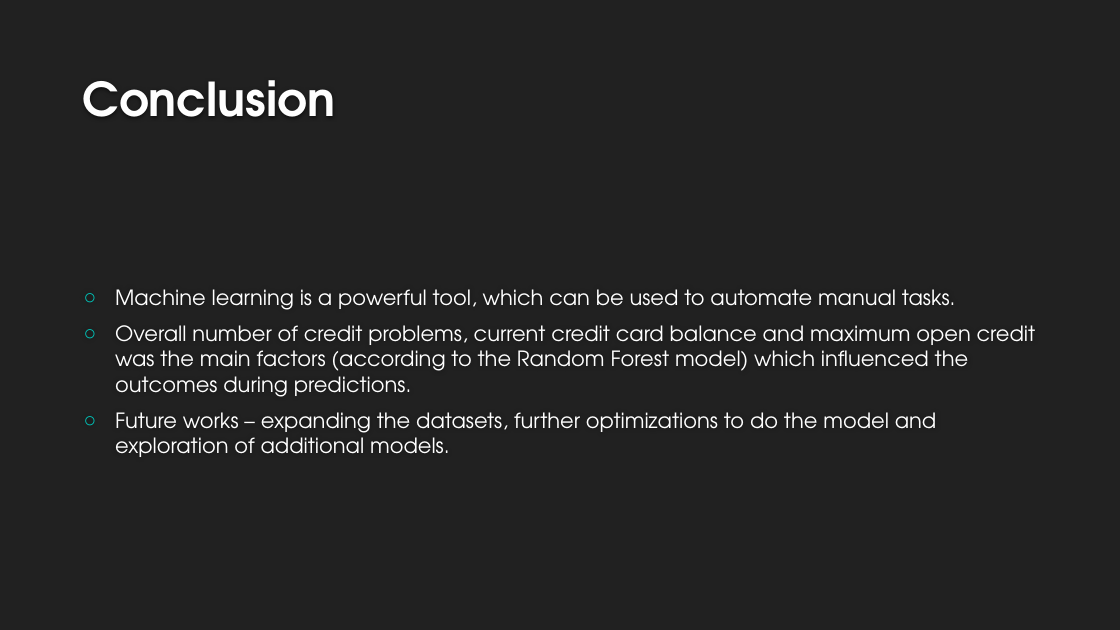
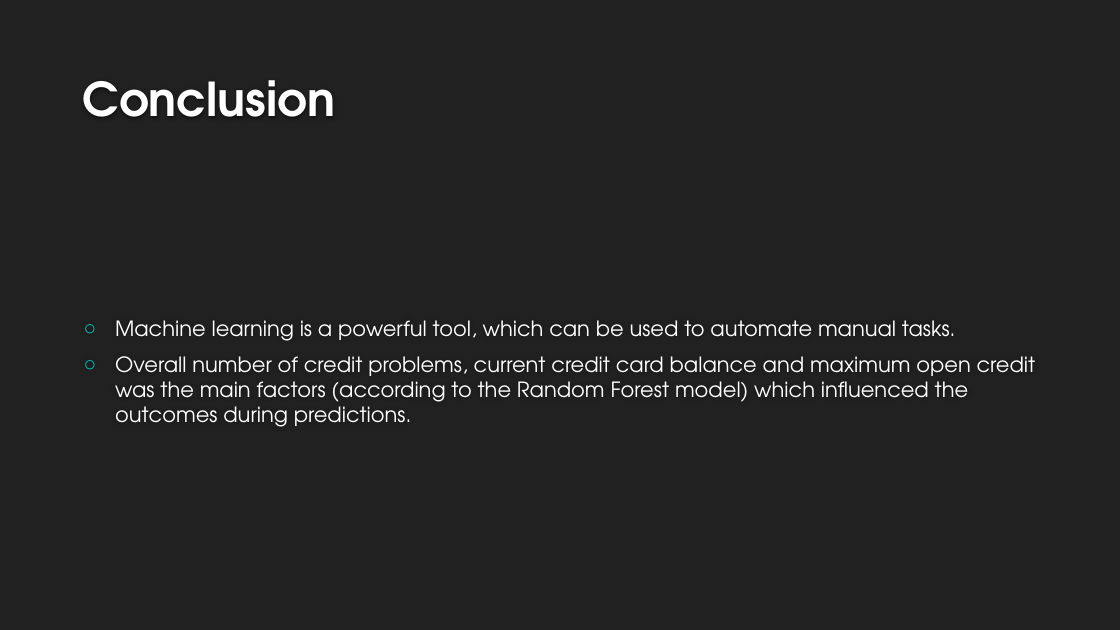
Before and after one commit to KavishNaran/Loan-risk---machine-learning, a slide deck: slide 14 of Credit Loan Presentation.pptx (slide 13 before the commit). Drawn at 1120x630 pixels with LibreOffice and Linux fonts; fonts in the diff are those of the drawing; background and template pictures are left out. Boxes give left, top, right and bottom in pixels: in the first picture for what was removed or moved away, otherwise in the second. Text is boxed around its words. In the diff, an @@ line names an element or a change of style, - is before the commit and + after.

```diff
--- a/Credit Loan Presentation.pptx
+++ b/Credit Loan Presentation.pptx
@@ text at box(115, 412, 937, 457): paragraph removed @@
-○ Future works – expanding the datasets, further optimizations to do the model and exploration of additional models.
```
Also in this commit, not shown: 1 other slide changed, 2 slides added, 2 other files.
